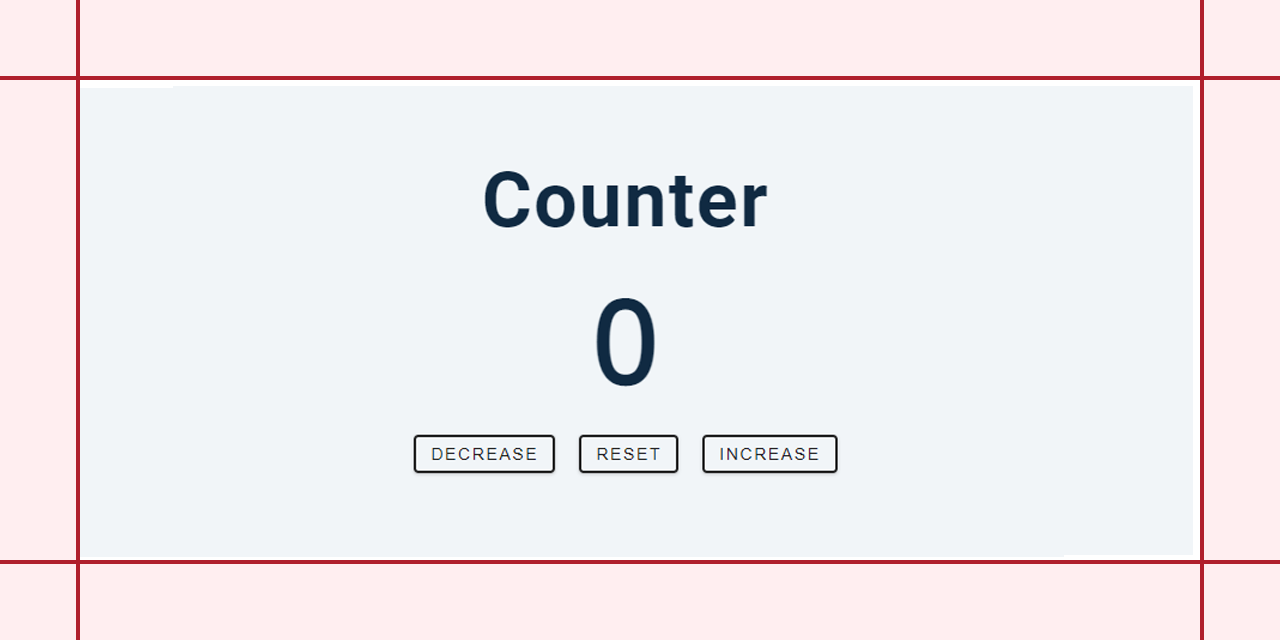
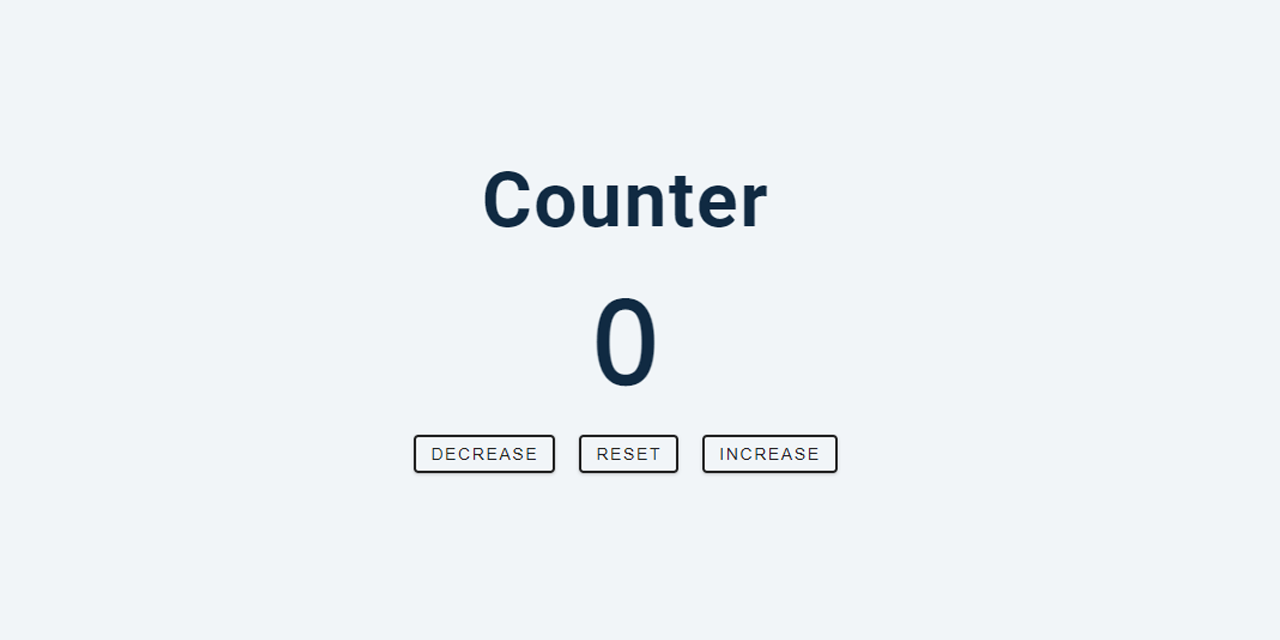
The second (1280, 640) image is a revision of the first. Changes to its layers:
added layer "down" above "up" over [237, 555, 1108, 640]
added layer "up" above "left" over [210, 0, 1081, 86]
renamed "Layer 3" to "left", painted on it over [1036, 0, 1280, 640]
renamed "Layer 2" to "right", painted on it over [0, 0, 237, 640]
